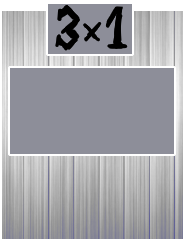
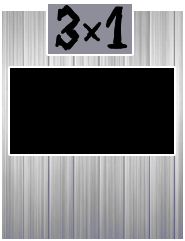
Layered file, before and after one edit (185x241). Changes by layer:
painted on "Paint Layer 3" over [10, 68, 174, 154]
